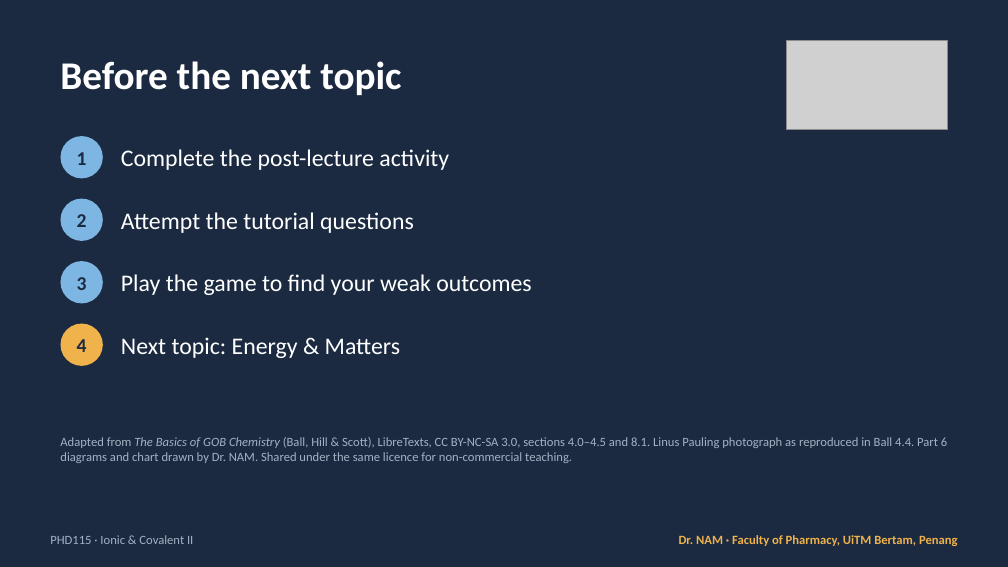
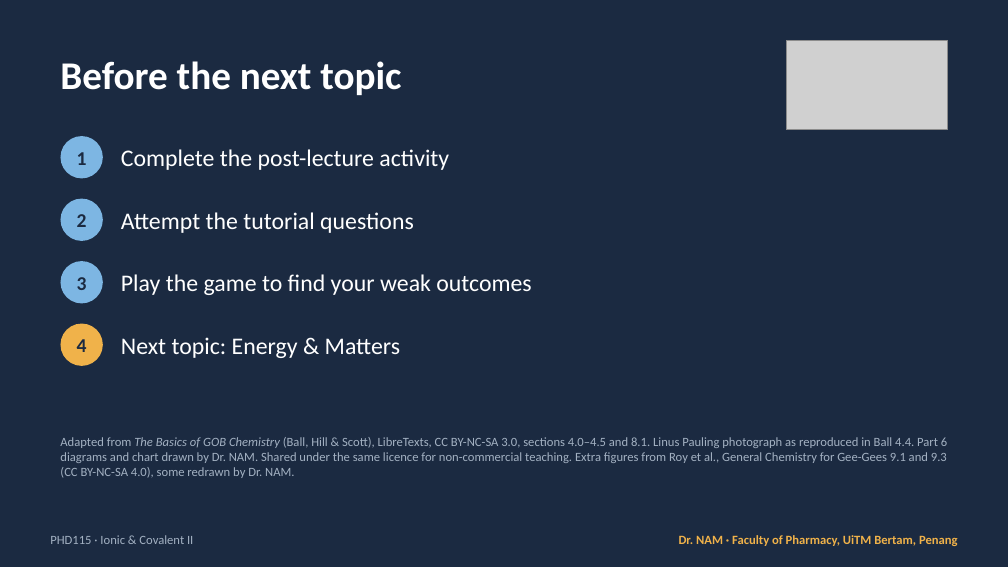
Before and after one commit to DrEnoun/phd115-nam, a slide deck: slide 120 of downloads/PHD115_IonicCovalent2_Slides.pptx (slide 116 before the commit). Drawn at 1008x567 pixels with LibreOffice and Linux fonts; fonts in the diff are those of the drawing; grey boxes stand for pictures. Boxes give left, top, right and bottom in pixels: in the first picture for what was removed or moved away, otherwise in the second. Text is boxed around its words. In the diff, an @@ line names an element or a change of style, - is before the commit and + after.

```diff
--- a/downloads/PHD115_IonicCovalent2_Slides.pptx
+++ b/downloads/PHD115_IonicCovalent2_Slides.pptx
@@ text at (x1=60, y1=437, x2=947, y2=478): text changed @@
-Adapted from The Basics of GOB Chemistry (Ball, Hill & Scott), LibreTexts, CC BY-NC-SA 3.0, sections 4.0–4.5 and 8.1. Linus Pauling photograph as reproduced in Ball 4.4. Part 6 diagrams and chart drawn by Dr. NAM. Shared under the same licence for non-commercial teaching.
+Adapted from The Basics of GOB Chemistry (Ball, Hill & Scott), LibreTexts, CC BY-NC-SA 3.0, sections 4.0–4.5 and 8.1. Linus Pauling photograph as reproduced in Ball 4.4. Part 6 diagrams and chart drawn by Dr. NAM. Shared under the same licence for non-commercial teaching. Extra figures from Roy et al., General Chemistry for Gee-Gees 9.1 and 9.3 (CC BY-NC-SA 4.0), some redrawn by Dr. NAM.
```
Also in this commit, not shown: 4 slides added, 1 other file.
